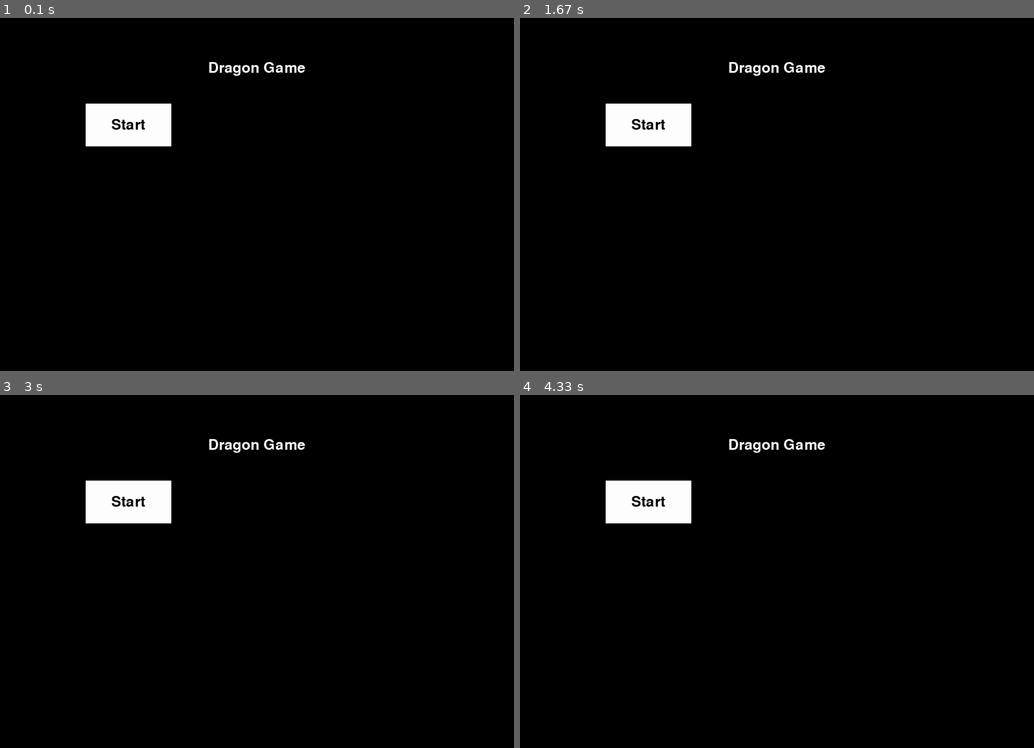
Above: before the commit, frames 1-4 (two rows, left to right).
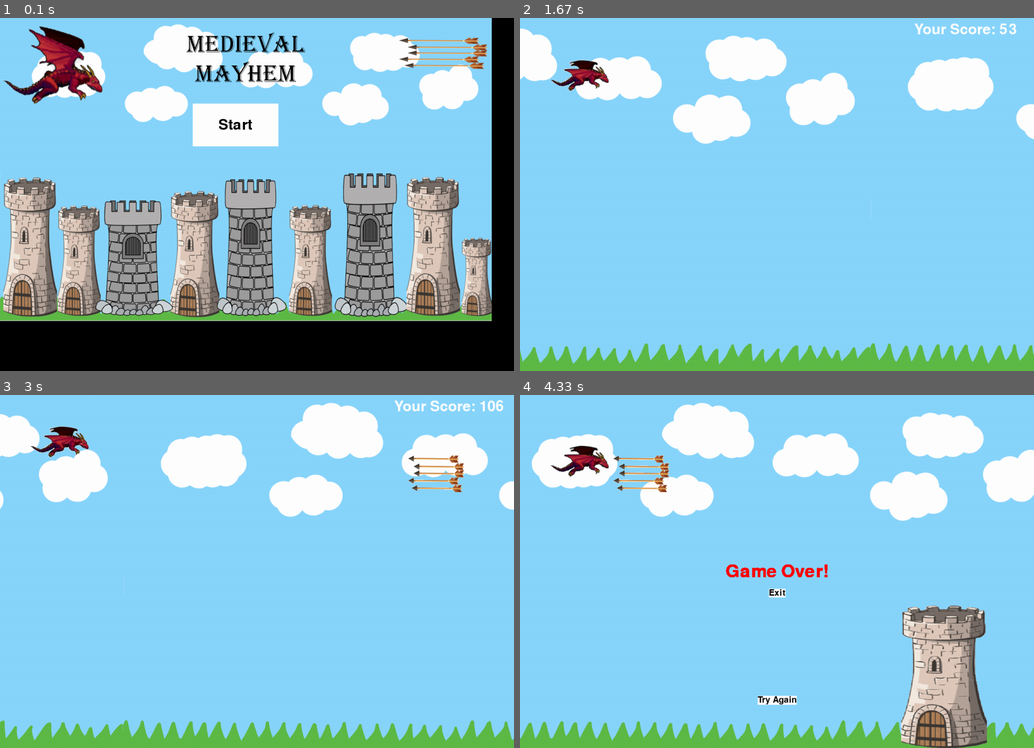
Above: after the commit, the same moments.

Repository: olincollege/Medieval-Mayhem
Game: pygame game, started from play_game.py
Two runs of this game, one before a commit and one after it. Both use one fixed random seed, a clock stepped at 60 frames per second and the inputs below.
Inputs (mouse positions are in pixels of both pictures, inside the frame that each line leads up to):
- Up to frame 1 (0.1 s): no input
- Up to frame 2 (1.67 s): press the mouse at (756, 123) at 0.37 s; move the mouse to (705, 159) at 0.47 s; release the mouse at (653, 198) at 0.6 s; tap S at 0.67 s; hold Up 1-1.47 s; hold Down from 1.5 s (still down)
- Up to frame 3 (3 s): release Down at 1.8 s; hold Up 1.83-2.2 s; hold Down 2.23-2.6 s; hold Up 2.63-2.93 s; hold Down from 2.97 s (still down)
- Up to frame 4 (4.33 s): release Down at 3.27 s; hold Up 3.3-3.67 s; hold Down 3.7-4.07 s

The runs differ from the first frame. In frame 1, 81% of the frame differs, in the area x 0-96%, y 0-86%; in frame 2, 100%; in frame 3, 100%, in the area x 0-100%, y 0-100%; in frame 4, 99%.

Commit message:
Commit edited startscreen and website start

Diff:
--- a/startscreen.py
+++ b/startscreen.py
@@ -1,5 +1,8 @@
+import os
 import pygame
-from pygame.locals import *
+from pygame.locals import MOUSEBUTTONDOWN
+from pygame.locals import QUIT
+
 
 pygame.font.init()
 
@@ -19,7 +22,7 @@
 
     """
 
-    def __init__(self, width: int, height: int) -> None:
+    def __init__(self, width, height) -> None:
         """
         Initializes the StartScreen object.
 
@@ -30,13 +33,16 @@
         # Initialize the StartScreen object with the specified width and height.
         self.width = width
         self.height = height
+        self.img = pygame.image.load(
+            os.path.join("images", "start_screen.PNG")
+        ).convert()
+        self.img.convert_alpha()
         self.screen = pygame.display.set_mode((width, height))
         self.font = pygame.font.Font(None, 50)
-        self.title_text = self.font.render("Dragon Game", True, (255, 255, 255))
-        self.start_button_rect = pygame.Rect(200, 200, 200, 100)
+        self.start_button_rect = pygame.Rect(450, 200, 200, 100)
         self.start_button_text = self.font.render("Start", True, (0, 0, 0))
 
-    def display(self) -> str:
+    def display(self):
         """
         Displays the start screen and waits for the user to click the start button.
 
@@ -57,11 +63,10 @@
                         return "start"
 
             # Draw the start screen elements.
-            self.screen.fill((0, 0, 0))
-            self.screen.blit(
-                self.title_text, (self.width / 2 - self.title_text.get_width() / 2, 100)
+            self.screen.blit(self.img, (0, 0))
+            pygame.draw.rect(
+                self.screen, (255, 255, 255), self.start_button_rect
             )
-            pygame.draw.rect(self.screen, (255, 255, 255), self.start_button_rect)
             self.screen.blit(
                 self.start_button_text,
                 (
